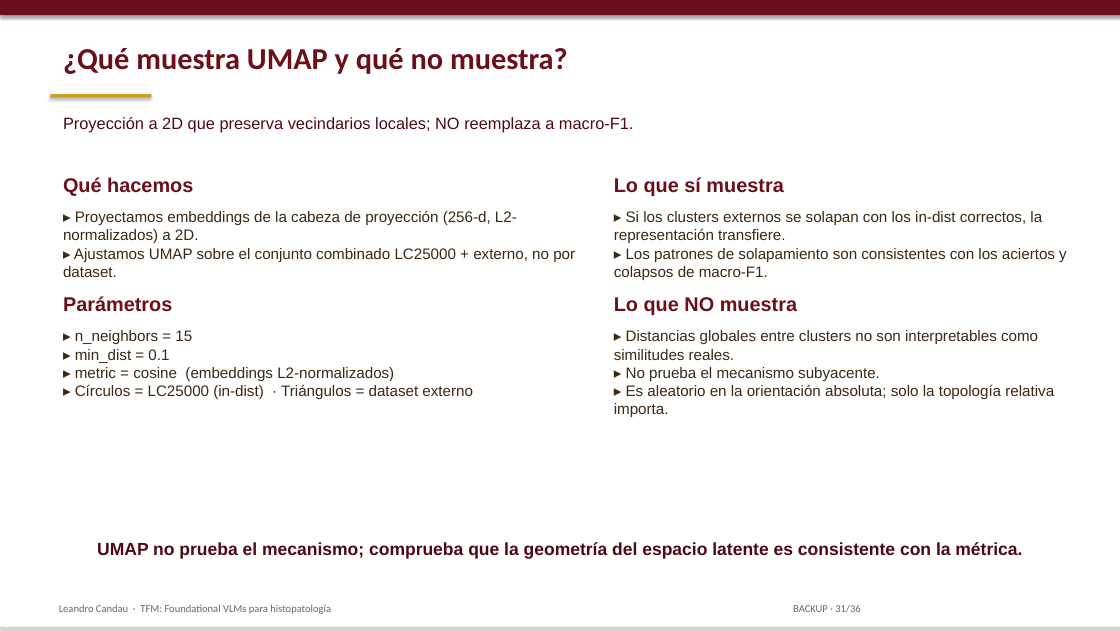
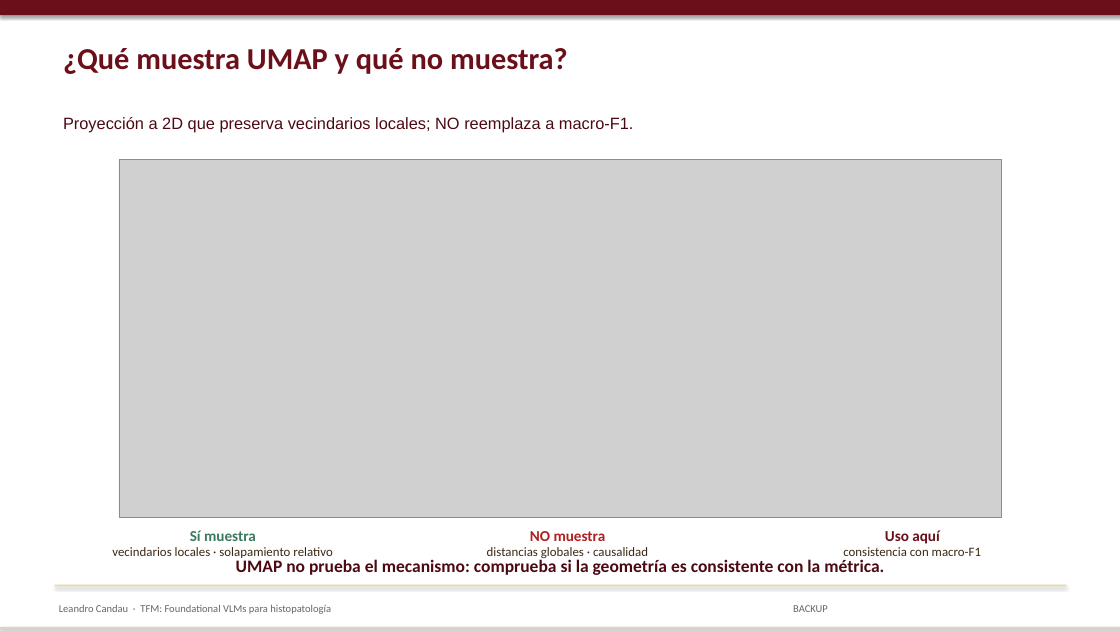
Before and after one commit to lcandau/histopathology-clip-lab, a slide deck: slide 31 of report/TFM_defense.pptx. Drawn at 1120x631 pixels with LibreOffice and Linux fonts; fonts in the diff are those of the drawing; grey boxes stand for pictures. Boxes give left, top, right and bottom in pixels: in the first picture for what was removed or moved away, otherwise in the second. Text is boxed around its words. In the diff, an @@ line names an element or a change of style, - is before the commit and + after.

```diff
--- a/report/TFM_defense.pptx
+++ b/report/TFM_defense.pptx
@@ rectangle removed at (x1=50, y1=94, x2=151, y2=98) @@
@@ text removed at (x1=63, y1=177, x2=575, y2=399) @@
-Qué hacemos
-▸ Proyectamos embeddings de la cabeza de proyección (256-d, L2-normalizados) a 2D.
-▸ Ajustamos UMAP sobre el conjunto combinado LC25000 + externo, no por dataset.
-Parámetros
-▸ n_neighbors = 15
-▸ min_dist = 0.1
-▸ metric = cosine (embeddings L2-normalizados)
-▸ Círculos = LC25000 (in-dist) · Triángulos = dataset externo
@@ picture added at (x1=119, y1=160, x2=1002, y2=517) @@
@@ text at (x1=112, y1=530, x2=332, y2=561): text changed; size 13 to 11 pt; font Arial to Calibri @@
-Lo que sí muestra
-▸ Si los clusters externos se solapan con los in-dist correctos, la representación transfiere.
-▸ Los patrones de solapamiento son consistentes con los aciertos y colapsos de macro-F1.
-Lo que NO muestra
-▸ Distancias globales entre clusters no son interpretables como similitudes reales.
-▸ No prueba el mecanismo subyacente.
-▸ Es aleatorio en la orientación absoluta; solo la topología relativa importa.
+Sí muestra
+vecindarios locales · solapamiento relativo
@@ text added at (x1=487, y1=531, x2=648, y2=561), 11 pt, text #3C2814 @@
+NO muestra
+distancias globales · causalidad
@@ text added at (x1=843, y1=530, x2=981, y2=561), 11 pt, text #3C2814 @@
+Uso aquí
+consistencia con macro-F1
@@ text at (x1=236, y1=559, x2=884, y2=575): text changed; font Arial to Calibri @@
-UMAP no prueba el mecanismo; comprueba que la geometría del espacio latente es consistente con la métrica.
+UMAP no prueba el mecanismo: comprueba si la geometría es consistente con la métrica.
@@ rectangle added at (x1=55, y1=584, x2=1066, y2=586), fill #EBD9A8 @@
@@ text at (x1=793, y1=605, x2=828, y2=612): text changed @@
-BACKUP · 31/36
+BACKUP
```
Also in this commit, not shown: 29 other slides changed, 4 other files.
